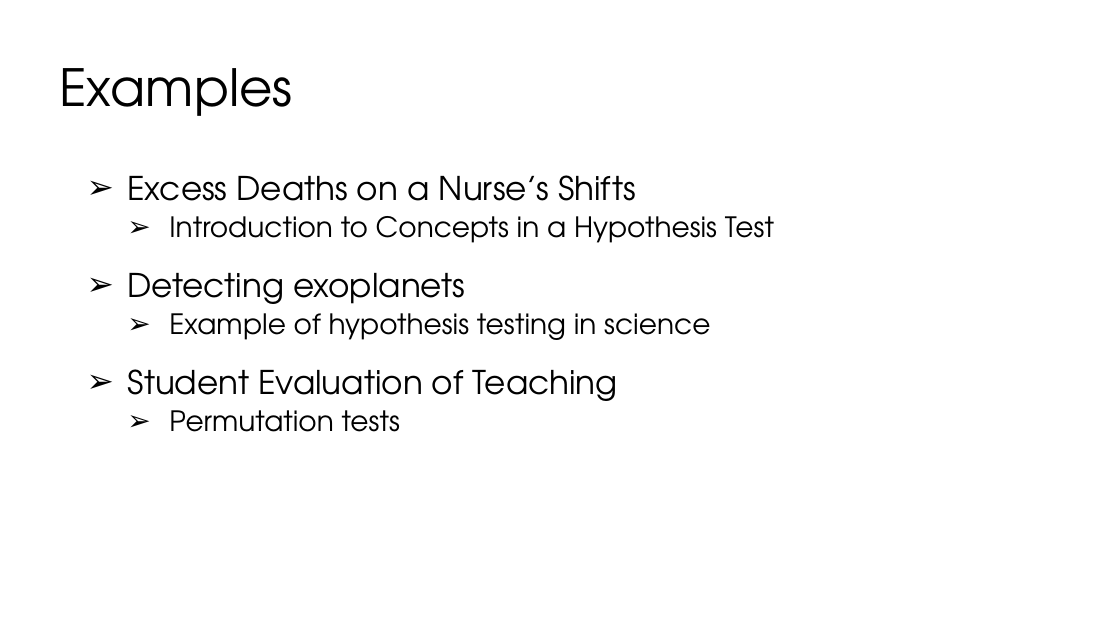
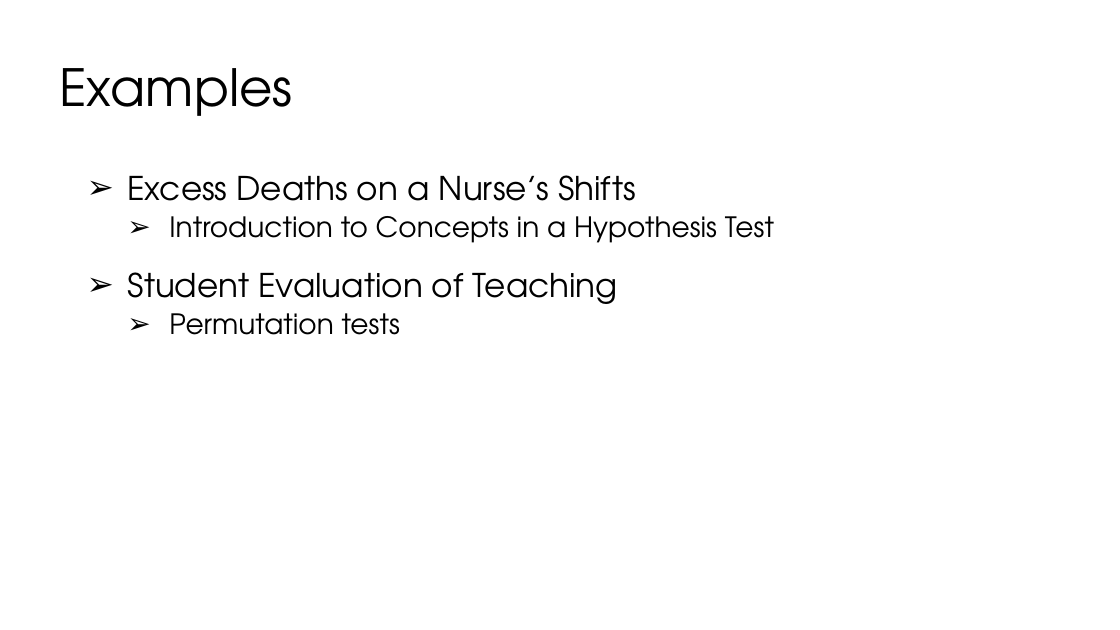
Before and after one commit to BawCOS/sp18, a slide deck: slide 2 of assets/lectures/lec24/24-hypothesis-testing.pptx. Drawn at 1120x630 pixels with LibreOffice and Linux fonts; fonts in the diff are those of the drawing. Boxes give left, top, right and bottom in pixels: in the first picture for what was removed or moved away, otherwise in the second. Text is boxed around its words. In the diff, an @@ line names an element or a change of style, - is before the commit and + after.

Commit message:
Small updates

```diff
--- a/assets/lectures/lec24/24-hypothesis-testing.pptx
+++ b/assets/lectures/lec24/24-hypothesis-testing.pptx
@@ text at [127, 273, 710, 340]: paragraphs removed @@
-➢ Detecting exoplanets
-  ➢ Example of hypothesis testing in science
```
Also in this commit, not shown: 2 slides added, 1 slide removed.
